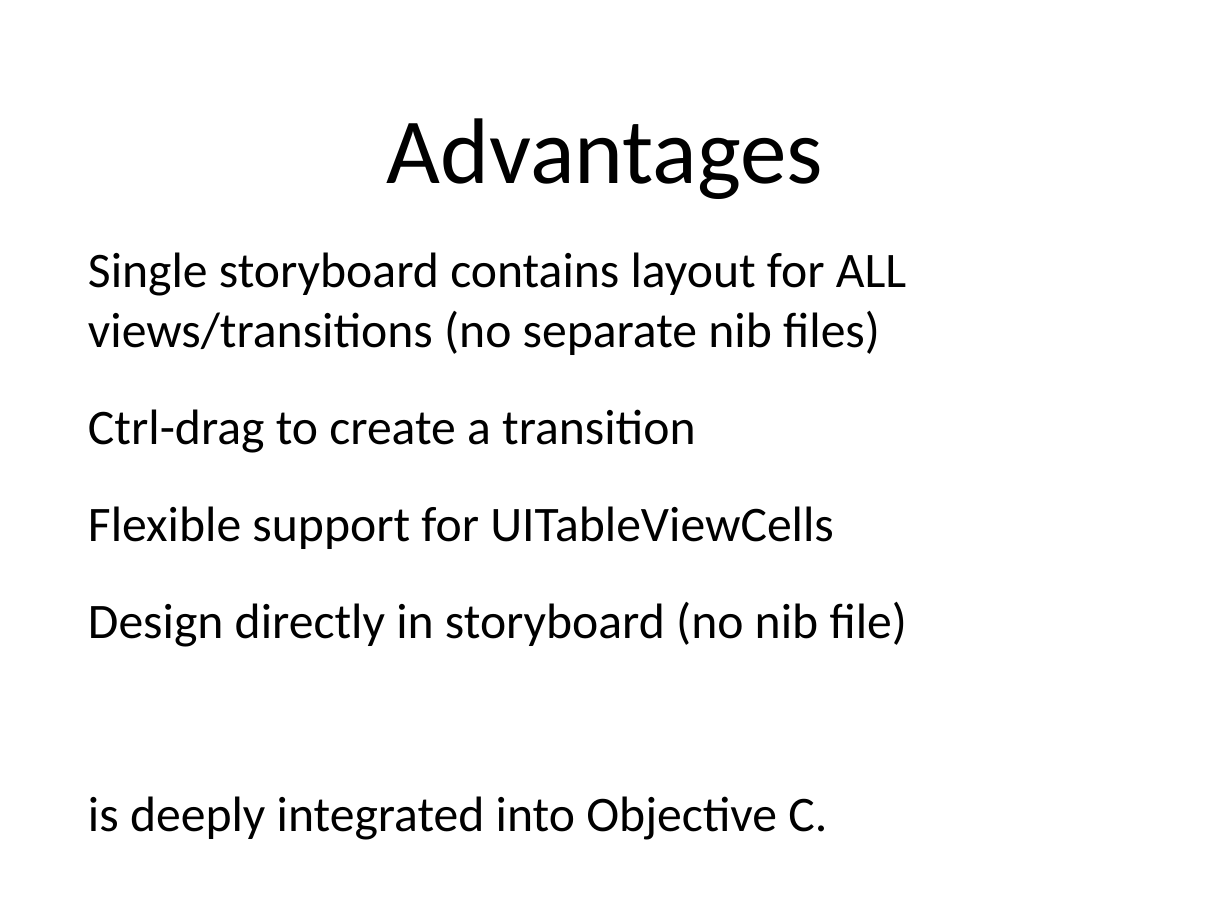
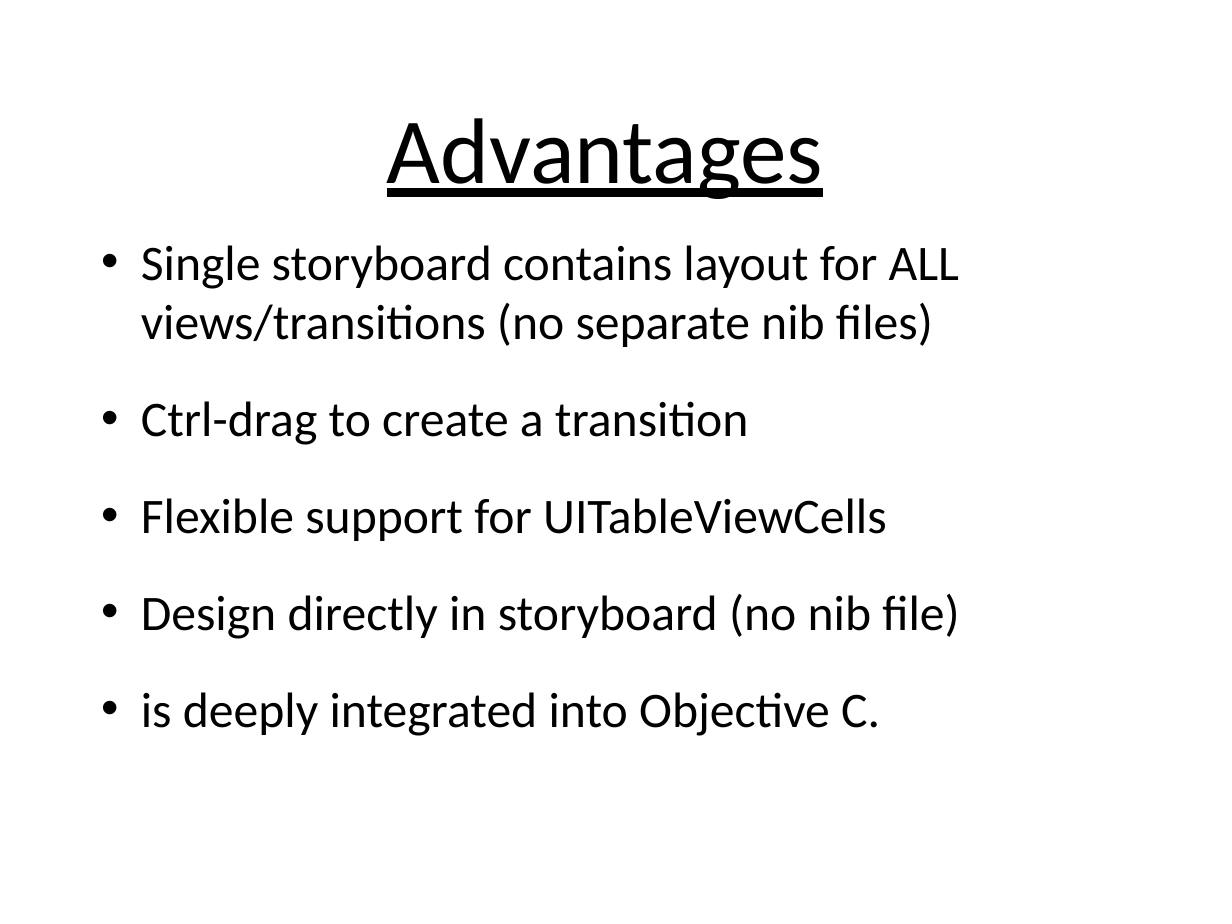
Before and after one commit to NiteshMeshram/SRStoryboardDemo, a slide deck: slide 9 of PPT/SotryBoardByNiteshVersion1.0.odp. Drawn at 1232x924 pixels with LibreOffice and Linux fonts; fonts in the diff are those of the drawing; background and template pictures are left out. Boxes give left, top, right and bottom in pixels: in the first picture for what was removed or moved away, otherwise in the second. Text is boxed around its words. In the diff, an @@ line names an element or a change of style, - is before the commit and + after.

```diff
--- a/PPT/SotryBoardByNiteshVersion1.0.odp
+++ b/PPT/SotryBoardByNiteshVersion1.0.odp
@@ title "Advantages" at (x1=387, y1=118, x2=824, y2=199): underline on @@
@@ text "Single storyboard contains layout for ..." moved from (x1=88, y1=252, x2=907, y2=840) to (x1=141, y1=245, x2=959, y2=736) @@
@@ text "Single storyboard contains layout for ..." at (x1=141, y1=245, x2=959, y2=736): bullet none to • @@
```
Also in this commit, not shown: 13 other slides changed, 1 slide added, 3 other files.
